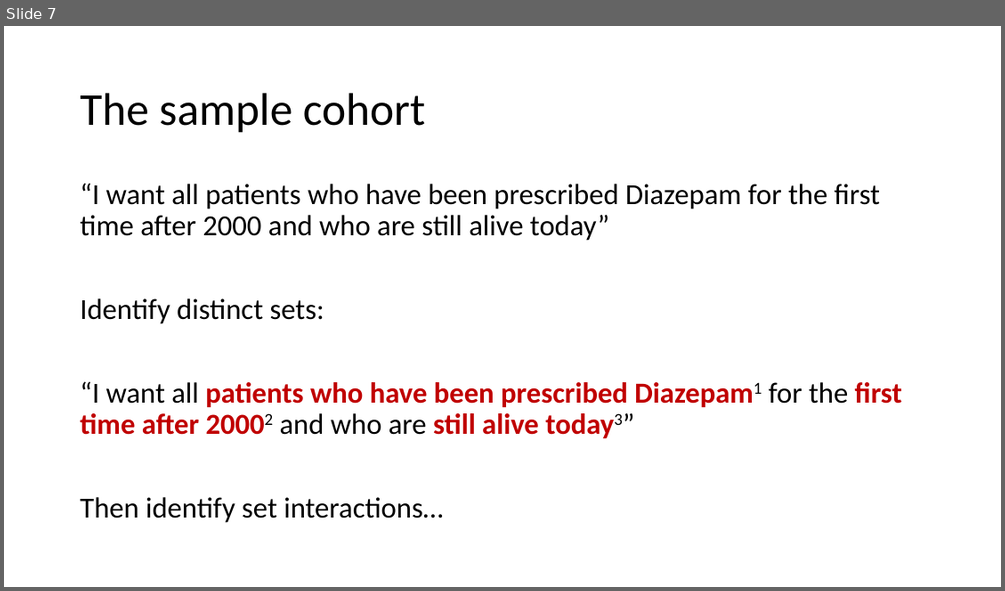
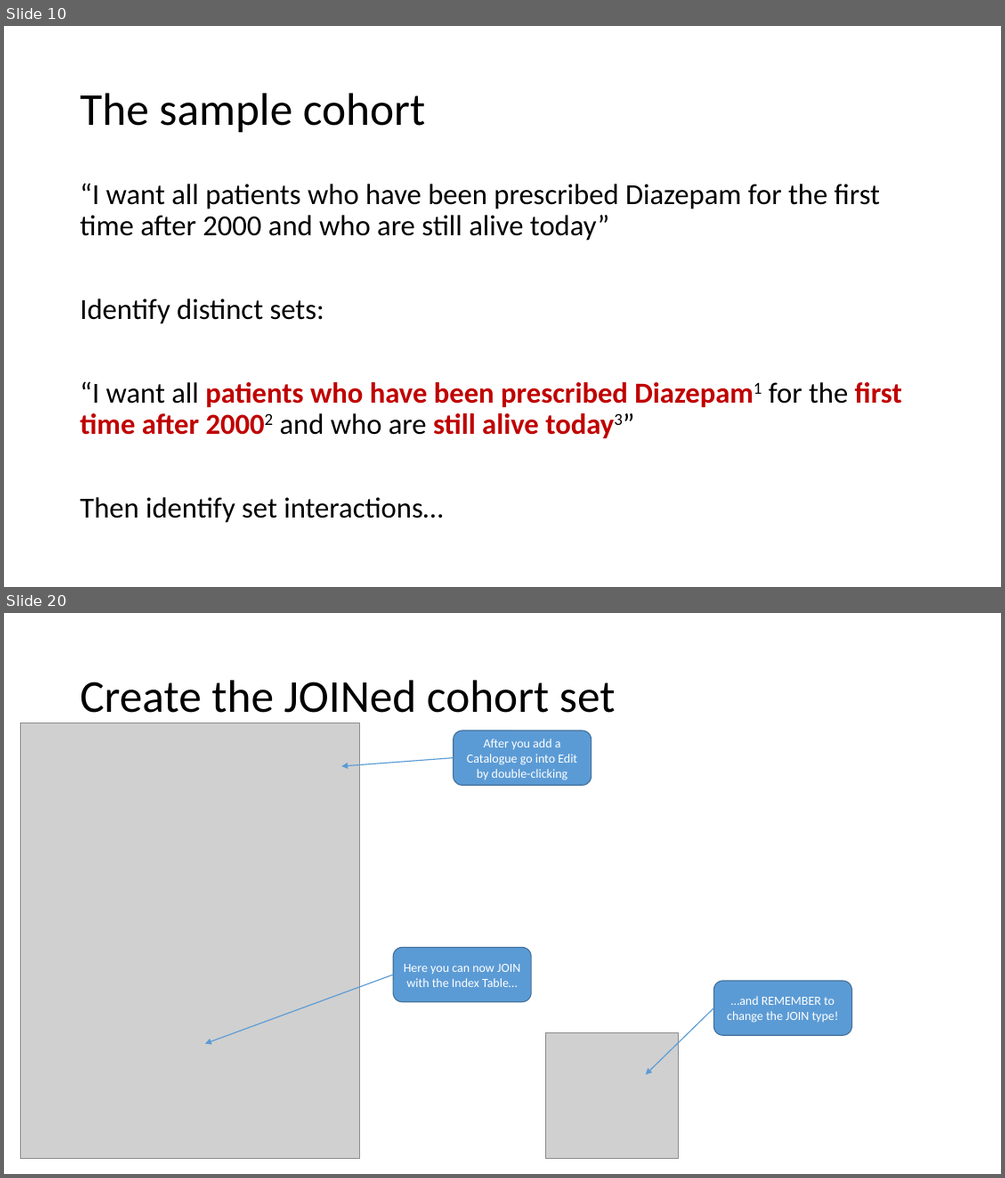
Before and after one commit to HicServices/RDMP, a slide deck: Documentation/Training/CohortBuilder.pptx. Shown one above the other, each under a label of ours: slide 7 before the commit, slides 10 and 20 after it; the slides between them are not shown. The pictures are 1005x591 and 1005x1178 pixels, drawn with LibreOffice and Linux fonts; fonts in the diff are those of the drawing; grey boxes stand for pictures. Boxes give left, top, right and bottom in pixels: in the first picture for what was removed or moved away, otherwise in the second. Text is boxed around its words. In the diff, an @@ line names an element or a change of style, - is before the commit and + after.

Commit message:
Added patient index table example.

```diff
--- a/Documentation/Training/CohortBuilder.pptx
+++ b/Documentation/Training/CohortBuilder.pptx
@@ slide 20 added at box(4, 613, 1001, 1174), background #FFFFFF @@
@@ title added at box(80, 680, 615, 713), 44 pt, text #000000 @@
+Create the JOINed cohort set
@@ picture added at box(21, 723, 360, 1159) @@
@@ rounded rectangle added at box(453, 730, 591, 785), fill #5B9BD5, outline #43739E 1 pt, 12 pt, text #FFFFFF @@
+After you add a Catalogue go into Edit by double-clicking
@@ arrow added from (453, 758) to (341, 766), #5B9BD5 1 pt @@
@@ rounded rectangle added at box(394, 948, 531, 1002), fill #5B9BD5, outline #43739E 1 pt, 12 pt, text #FFFFFF @@
+Here you can now JOIN with the Index Table…
@@ arrow added from (394, 974) to (205, 1044), #5B9BD5 1 pt @@
@@ rounded rectangle added at box(713, 981, 851, 1036), fill #5B9BD5, outline #43739E 1 pt, 12 pt, text #FFFFFF @@
+…and REMEMBER to change the JOIN type!
@@ arrow added from (713, 1008) to (646, 1074), #5B9BD5 1 pt @@
@@ picture added at box(545, 1032, 679, 1159) @@
@@ what was slide 7 is now slide 10 @@
```
Also in this commit, not shown: 4 slides changed, 9 other slides added, 1 slide removed.
